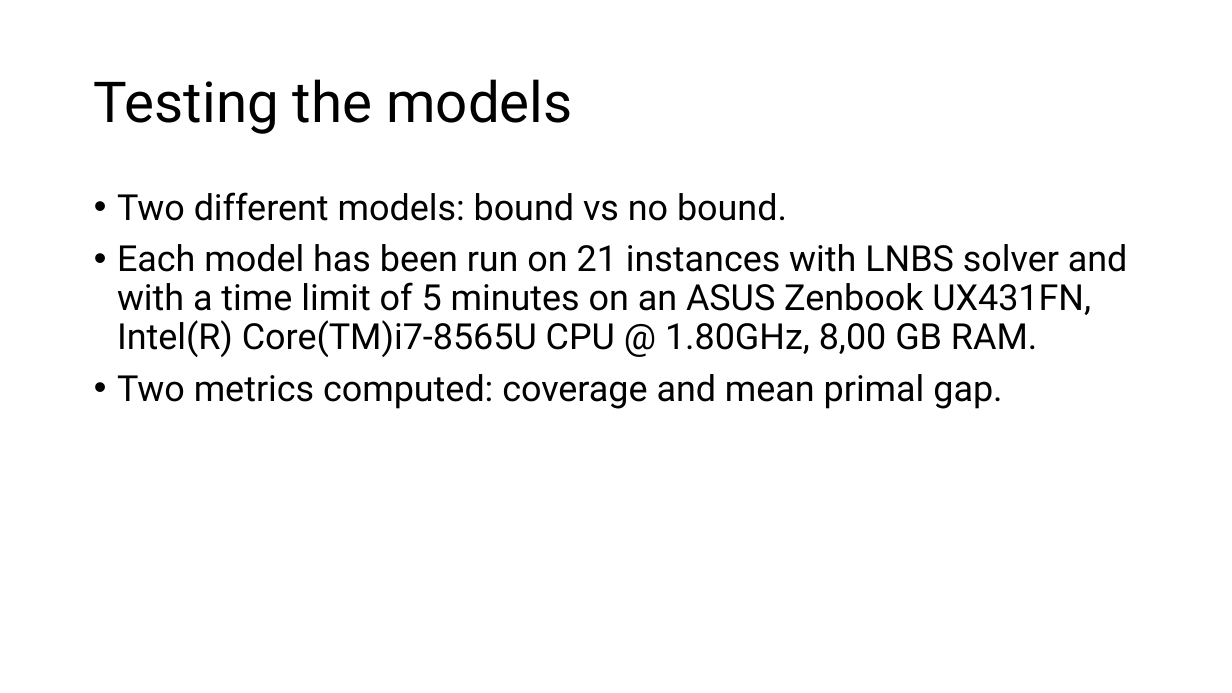
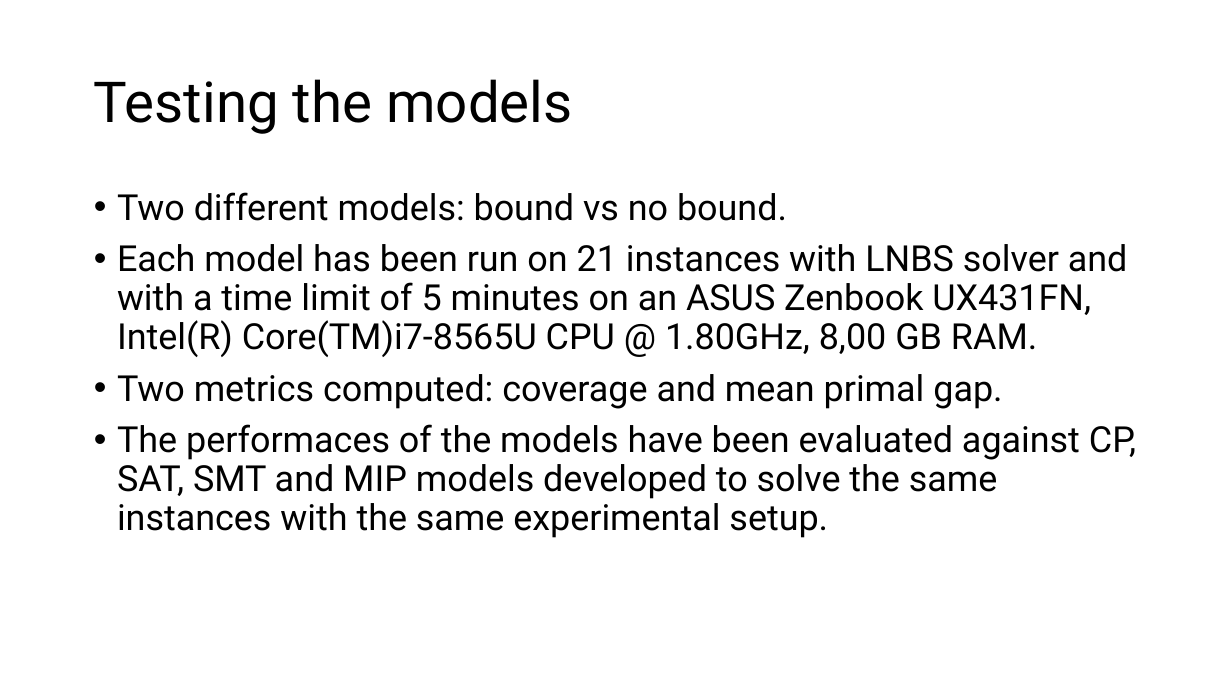
Before and after one commit to FabioGiordana/DIDP-On-Routing-Problems, a slide deck: slide 5 of mmcvrp/MM-CVRP.pptx. Drawn at 1232x693 pixels with LibreOffice and Linux fonts; fonts in the diff are those of the drawing. Boxes give left, top, right and bottom in pixels: in the first picture for what was removed or moved away, otherwise in the second. Text is boxed around its words. In the diff, an @@ line names an element or a change of style, - is before the commit and + after.

```diff
--- a/mmcvrp/MM-CVRP.pptx
+++ b/mmcvrp/MM-CVRP.pptx
@@ text at (117, 424, 1136, 538): paragraph added @@
+• The performaces of the models have been evaluated against CP, SAT, SMT and MIP models developed to solve the same instances with the same experimental setup.
```
Also in this commit, not shown: 1 other slide changed, 27 other files.
